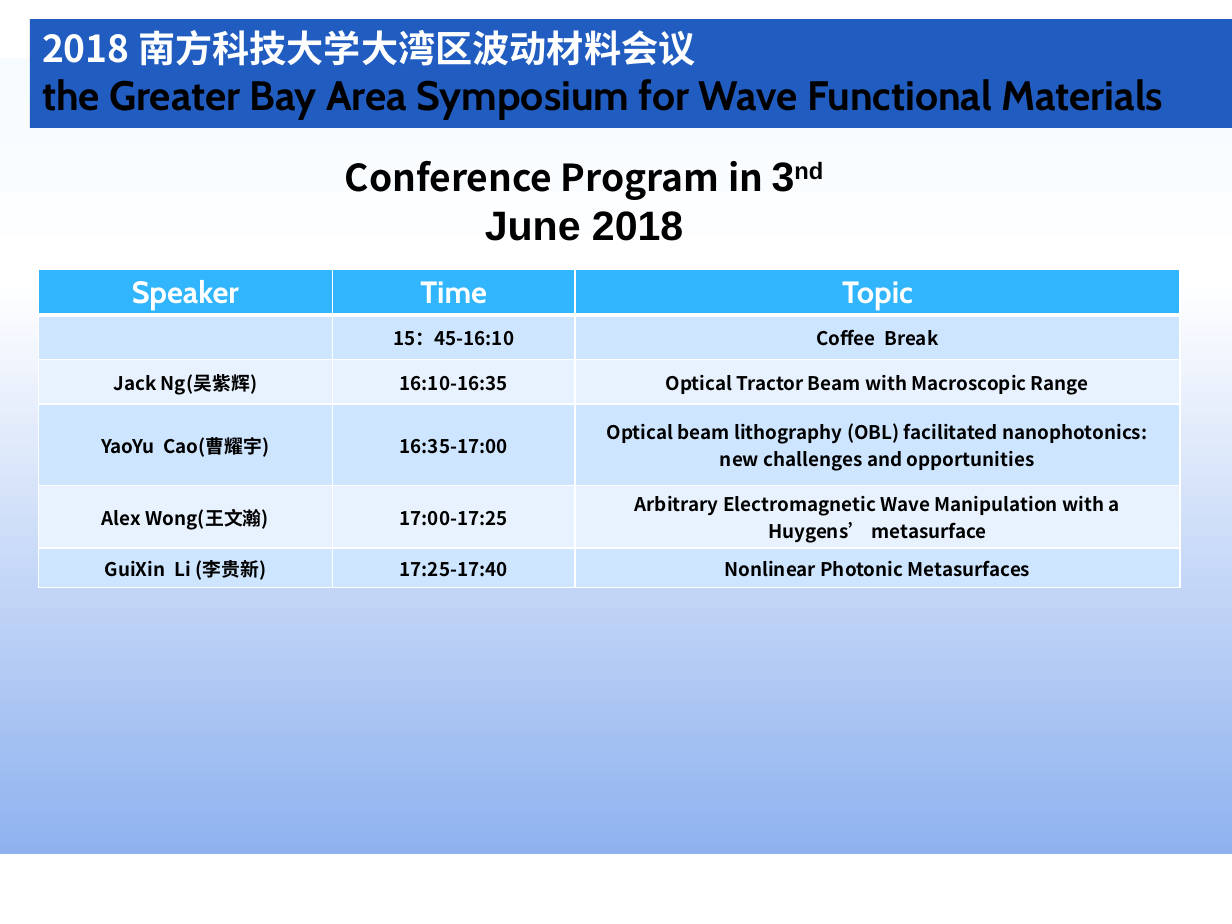
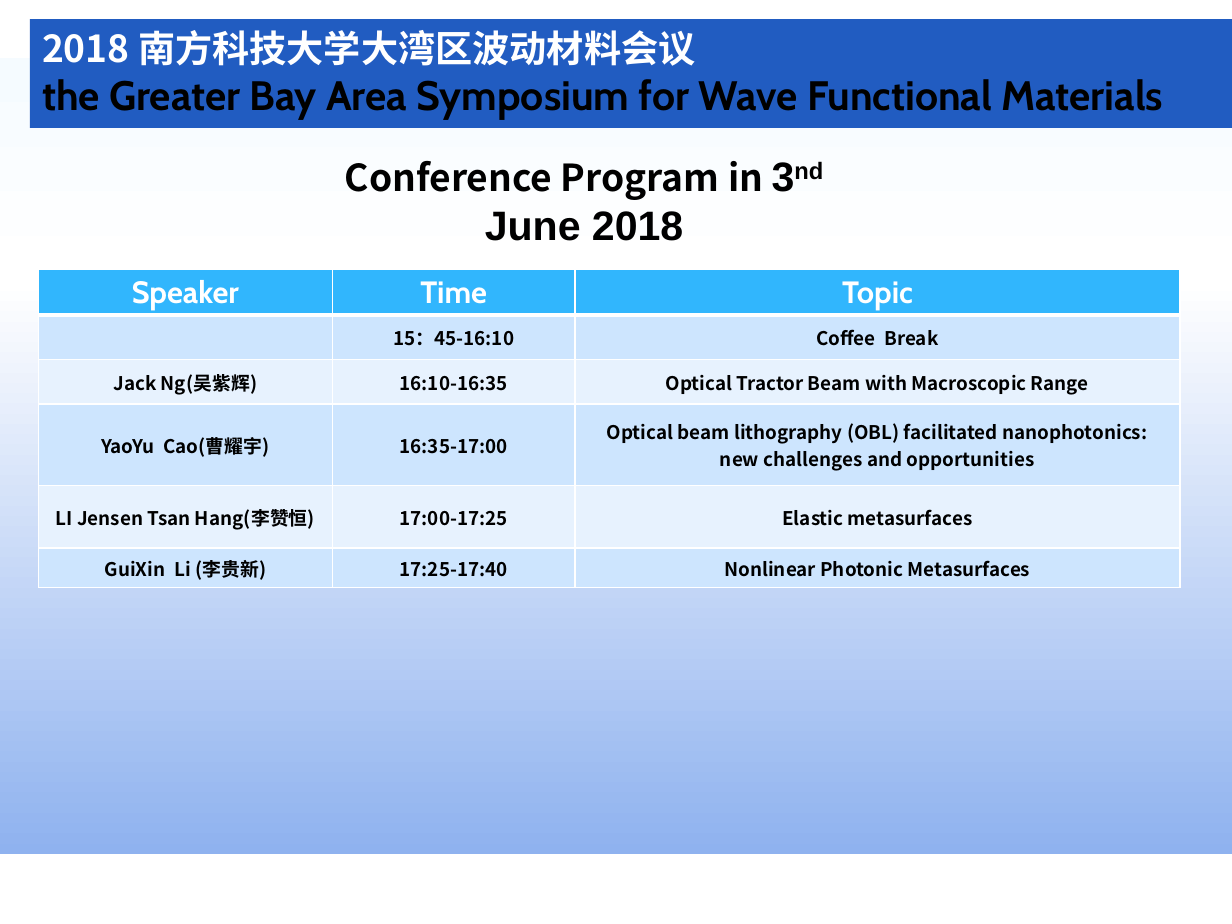
Before and after one commit to gbaswfm/gbaswfm.github.io, a slide deck: slide 6 of text/大湾区超构材料与微纳光学专题研讨会.pptx. Drawn at 1232x924 pixels with LibreOffice and Linux fonts; fonts in the diff are those of the drawing. Boxes give left, top, right and bottom in pixels: in the first picture for what was removed or moved away, otherwise in the second. Text is boxed around its words. In the diff, an @@ line names an element or a change of style, - is before the commit and + after.

```diff
--- a/text/大湾区超构材料与微纳光学专题研讨会.pptx
+++ b/text/大湾区超构材料与微纳光学专题研讨会.pptx
@@ table at bbox=[38, 270, 1179, 584] @@
-row 5, column 1: Alex Wong(王文瀚)
+row 5, column 1: LI Jensen Tsan Hang(李赞恒)
-row 5, column 3: Arbitrary Electromagnetic Wave Manipulation with a Huygens’ metasurface
+row 5, column 3: Elastic metasurfaces
```
Also in this commit, not shown: 1 other slide changed, 3 other files.
